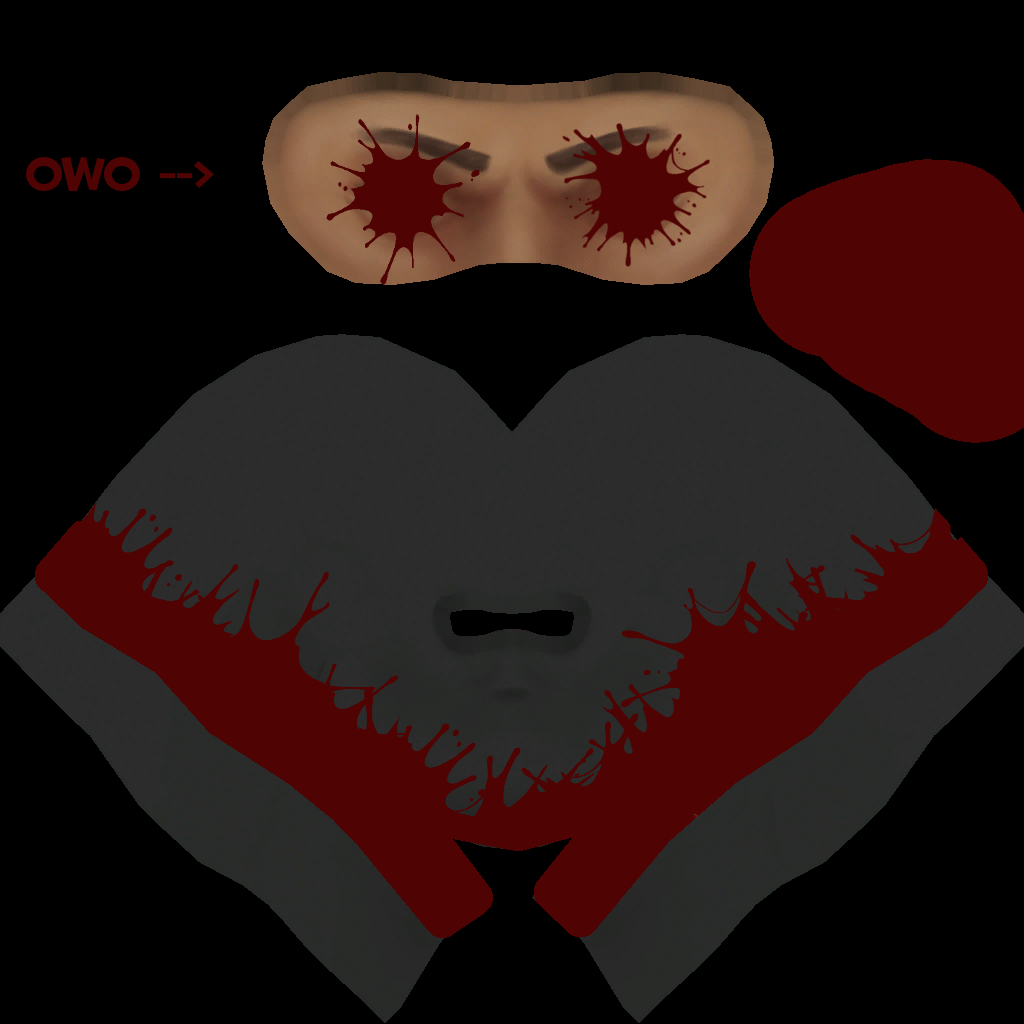
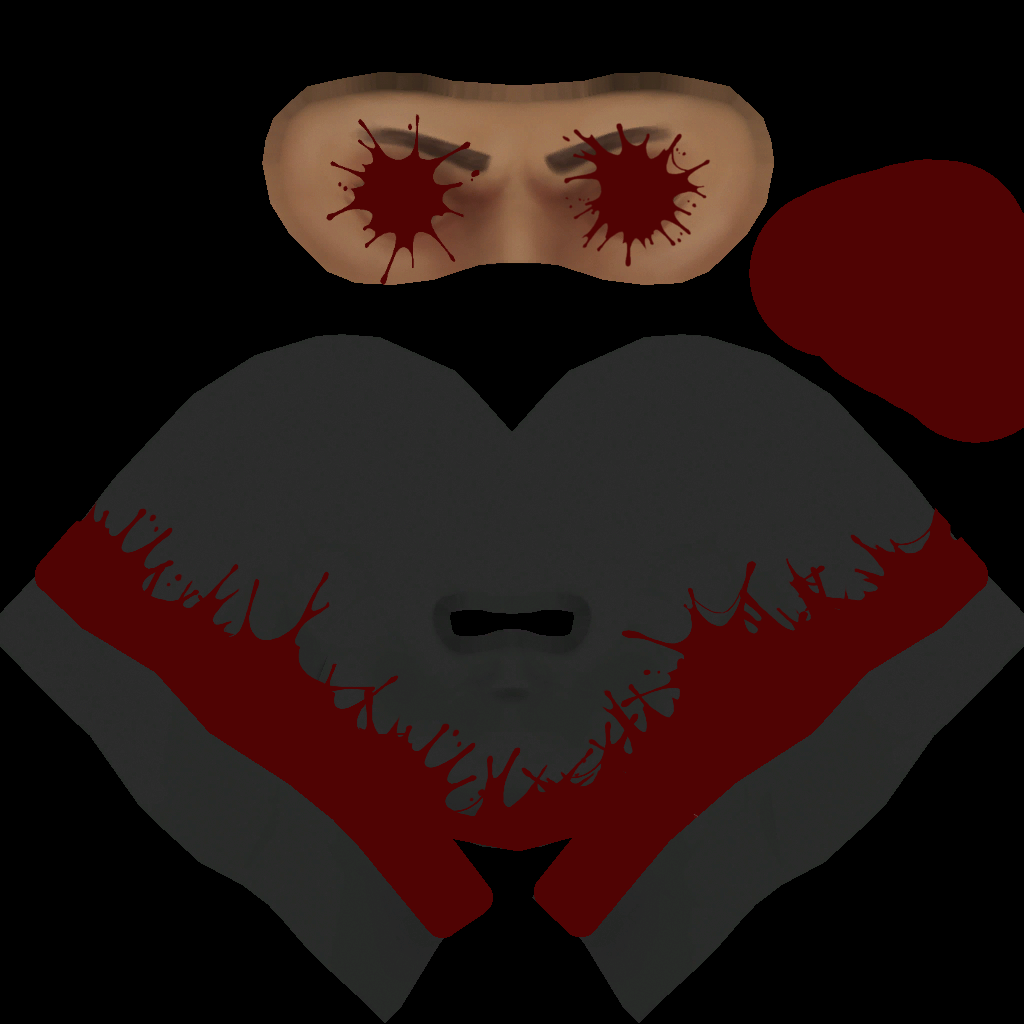
Before/after of a 1024 x 1024 layered artwork. What changed in the layer stack:
removed layer "owo -->" over box(26, 157, 214, 191)
